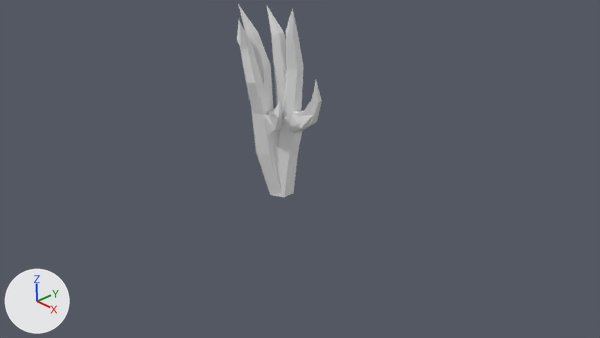
What one commit did to the Blender file Assets/Models/cactus.blend.
One viewpoint serves both versions: the file's camera 'Camera'. Lighting does not change. The marker at lower left points along +X, +Y and +Z. The same objects are shown in both versions, whatever each file hides.

The older version as bpy lines, for what is in view:
```python
me_cylinder = bpy.data.meshes.new('Cylinder')
me_cylinder.from_pydata(...)  # 56 vertices, 51 faces; spans x -1.01..3.92, y -1.0..1.4, z 0.01..14.31
me_cylinder_001 = bpy.data.meshes.new('Cylinder.001')
me_cylinder_001.from_pydata(...)  # 56 vertices, 51 faces; spans x -1.5..1.9, y -2.44..1.0, z 0.01..13.6
me_cylinder_002 = bpy.data.meshes.new('Cylinder.002')
me_cylinder_002.from_pydata(...)  # 70 vertices, 64 faces; spans x -1.06..4.47, y -1.0..1.47, z 0.01..14.37
me_cylinder_003 = bpy.data.meshes.new('Cylinder.003')
me_cylinder_003.from_pydata(...)  # 70 vertices, 64 faces; spans x -4.04..2.02, y -1.65..1.0, z 0.01..14.49
ob_cactus_1_a = bpy.data.objects.new('Cactus 1.A', me_cylinder)
ob_cactus_1_a.location = (0.0, 0.0, 0.0)
ob_cactus_1_a.scale = (0.219, 0.219, 0.219)
ob_cactus_1_b = bpy.data.objects.new('Cactus 1.B', me_cylinder_001)
ob_cactus_1_b.location = (0.0, 0.0, 0.0)
ob_cactus_1_b.scale = (0.219, 0.219, 0.219)
ob_cactus_2_a = bpy.data.objects.new('Cactus 2.A', me_cylinder_002)
ob_cactus_2_a.location = (0.0, 0.0, 0.0)
ob_cactus_2_a.scale = (0.219, 0.219, 0.219)
ob_cactus_2_b = bpy.data.objects.new('Cactus 2.B', me_cylinder_003)
ob_cactus_2_b.location = (0.0, 0.0, 0.0)
ob_cactus_2_b.scale = (0.219, 0.219, 0.219)
```
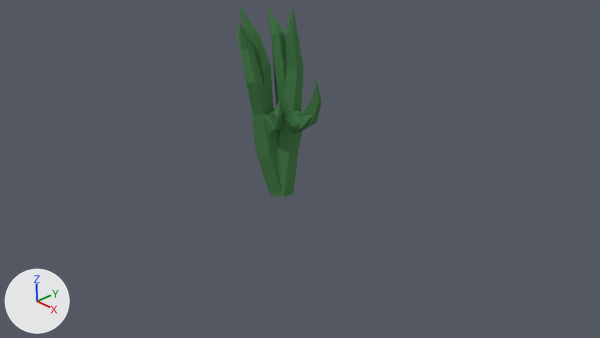
The newer file is also rescaled (x0.624) as a whole; pictures and numbers use the older file's frame.

Pixel boxes [x1, y1, x2, y2] of what changed, in the pictures (600 x 338 px):
'Cactus 2.A', recoloured (grey to green): [273, 8, 322, 197] in both
'Cactus 1.B', recoloured (grey to green): [240, 23, 282, 195] in both
'Cactus 1.A', recoloured (grey to green): [266, 5, 318, 141] in both
'Cactus 2.B', recoloured (grey to green): [237, 4, 287, 177] in both

The change, as a diff of the scene's bpy script:
```diff
--- a/Assets/Models/cactus.blend.py
+++ b/Assets/Models/cactus.blend.py
@@ mat_cactusmaterial @@
+mat_cactusmaterial = diffuse_material('CactusMaterial')
+mat_cactusmaterial.base_color = (0.0698, 0.22, 0.0782)  # green #4b814f
@@ me_cylinder_003 @@
 me_cylinder_003.from_pydata(...)  # 70 vertices, 64 faces; spans x -4.04..2.02, y -1.65..1.0, z 0.01..14.49
+me_cylinder_003.materials.append(mat_cactusmaterial)  # green #4b814f
@@ me_cylinder_002 @@
 me_cylinder_002.from_pydata(...)  # 70 vertices, 64 faces; spans x -1.06..4.47, y -1.0..1.47, z 0.01..14.37
+me_cylinder_002.materials.append(mat_cactusmaterial)  # green #4b814f
@@ me_cylinder_001 @@
 me_cylinder_001.from_pydata(...)  # 56 vertices, 51 faces; spans x -1.5..1.9, y -2.44..1.0, z 0.01..13.6
+me_cylinder_001.materials.append(mat_cactusmaterial)  # green #4b814f
@@ me_cylinder @@
 me_cylinder.from_pydata(...)  # 56 vertices, 51 faces; spans x -1.01..3.92, y -1.0..1.4, z 0.01..14.31
+me_cylinder.materials.append(mat_cactusmaterial)  # green #4b814f
```
